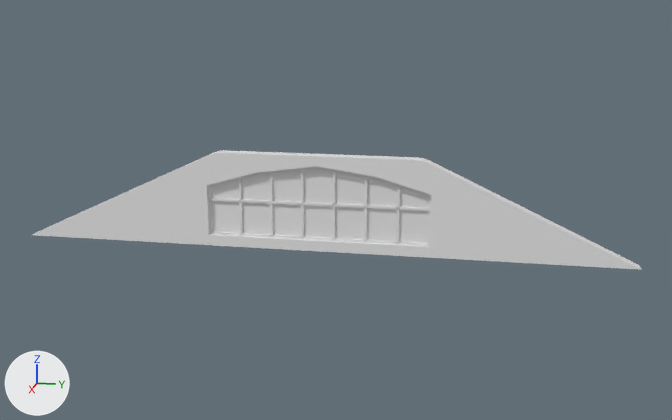
What one commit did to the FBX model Content/Data/RootModelisationFiles/FBX/KitArchiFBX/Usine/Mur_Usine2emeEtage.fbx.
Rendered twice from a camera (50 mm lens) standing at (25.7, -3.37, 7.58) and looking at (0.15, -8.48, 1.19). The axes (+X, +Y, +Z) are drawn at lower left. The lights are the same throughout. Materials are left out; every surface is plain grey. Where no turn or scale is listed for an object, it has been applied to the vertices.

Names of what the first picture shows: 'Mur_Usine2emeEtage'.
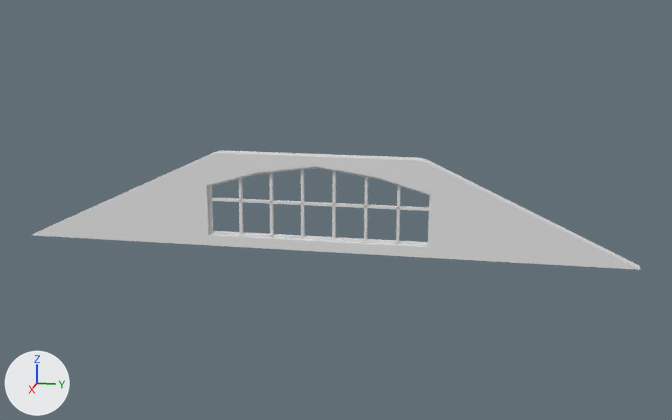
Location of each change, (x1, y1, x2, y2) in pixels of the pictures (672 x 420 px):
'Mur_Usine2emeEtage', reshaped: before (32, 150, 641, 270); after (32, 151, 641, 270)
part 1 of me_mesh, deleted: before (211, 168, 429, 243)

The change, as a list of edits to the scene's bpy script:
```text
Change me_mesh:
    where me_mesh.from_pydata(...)  # 162 vertices, 104 faces; spans x 0.0..0.4, y -18.0..0.0, z 0.0..2.8
    used by ob_mur_usine2emeetage; location = (0.0, 0.0, 0.0)
    me_mesh part 1: the loose piece of 10 vertices spanning x 0.2, y -12.3..-5.7, z 0.3..2.5 is deleted
```
